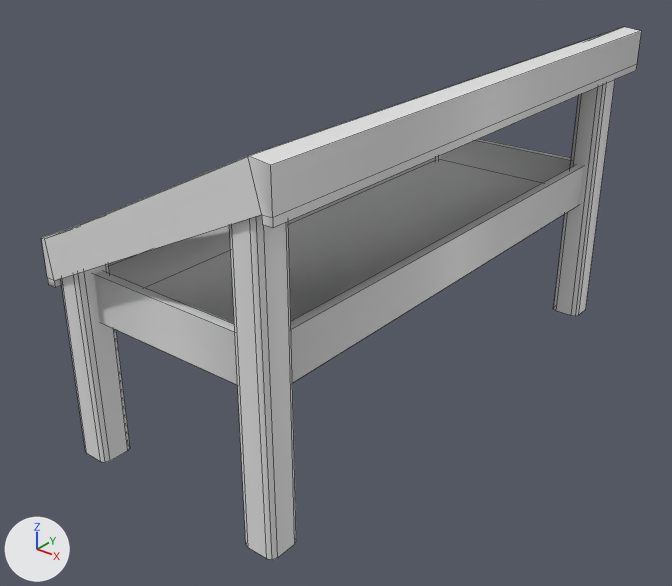
The FBX model Assets/Art/Meshes/Table.fbx, before and after one commit.
Rendered twice from a 50 mm lens placed at (1.505, -2.058, 1.21), pointed at (-0.033, -0.136, 0.018). The axes (+X, +Y, +Z) are drawn at lower left. The lights are the same throughout. Mesh edges are drawn as thin lines. Where no turn or scale is listed for an object, it has been applied to the vertices.

In view in the first picture: 'Table'.
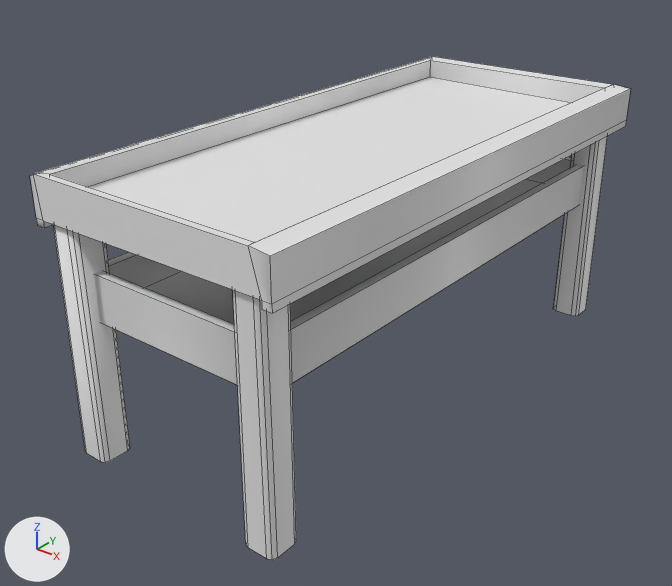
Edits to the bpy script that builds the scene:
```text
Change me_cube_012:
    used by ob_table; location = (0.0, 0.0, 0.0)
    verts and faces of me_cube_012; kept vertices keep their numbers, new ones are numbered from 144
    before: 59 (-0.35, -0.76, 0.25), 60 (-0.34, -0.74, 0.26), 61 (-0.35, -0.75, 0.25), 65 (-0.34, -0.84, 0.26), 66 (-0.35, -0.83, 0.25)
    before: 67 (-0.35, -0.84, 0.25), 71 (-0.29, -0.74, 0.28), 72 (-0.27, -0.76, 0.29), 73 (-0.27, -0.75, 0.29), 77 (-0.27, -0.83, 0.29)
    before: 78 (-0.29, -0.84, 0.28), 79 (-0.27, -0.84, 0.29)
    before: 99 (0.25, 0.76, 0.55), 100 (0.27, 0.74, 0.56), 101 (0.26, 0.75, 0.55), 105 (0.27, 0.84, 0.56), 106 (0.25, 0.83, 0.55)
    before: 107 (0.26, 0.84, 0.55), 111 (0.32, 0.74, 0.58), 112 (0.34, 0.76, 0.59), 113 (0.33, 0.75, 0.59), 117 (0.34, 0.83, 0.59)
    before: 118 (0.32, 0.84, 0.58), 119 (0.33, 0.84, 0.59)
    before: 123 (0.25, -0.76, 0.55), 124 (0.27, -0.74, 0.56), 125 (0.26, -0.75, 0.55), 129 (0.27, -0.84, 0.56), 130 (0.25, -0.83, 0.55)
    before: 131 (0.26, -0.84, 0.55), 135 (0.32, -0.74, 0.58), 136 (0.34, -0.76, 0.59), 137 (0.33, -0.75, 0.59), 141 (0.34, -0.83, 0.59)
    before: 142 (0.32, -0.84, 0.58), 143 (0.33, -0.84, 0.59)
    remove me_cube_012.from_pydata(...)  # 144 vertices, 96 faces; spans x -0.38..0.39, y -0.86..0.86, z -0.29..0.68
    add me_cube_012.from_pydata(...)  # 144 vertices, 98 faces; spans x -0.39..0.38, y -0.86..0.86, z -0.29..0.5
    me_cube_012 part 1: the loose piece of 32 vertices spanning x -0.38..0.39, y -0.86..0.86, z 0.21..0.68 is rebuilt with 32 vertices and now spans x -0.39..0.38, y -0.86..0.86, z 0.37..0.5
    me_cube_012 part 2
    add for i in [59, 61, 66, 67]: verts[i] += (0.0, 0.0, 0.15)
    add for i in [72, 73, 77, 79]: verts[i] += (0.0, 0.0, 0.11)
    add verts[60] = (-0.34, -0.74, 0.4)  # moved
    add verts[65] = (-0.34, -0.84, 0.4)  # moved
    add verts[71] = (-0.29, -0.74, 0.4)  # moved
    add verts[78] = (-0.29, -0.84, 0.4)  # moved
    add faces += [(59, 66, 67, 65, 78, 79, 77, 72, 73, 71, 60, 61)]
    me_cube_012 part 3
    add for i in [99, 101, 106, 107]: verts[i] += (0.0, 0.0, -0.15)
    add for i in [112, 113, 117, 119]: verts[i] += (0.0, 0.0, -0.19)
    add verts[100] = (0.27, 0.74, 0.4)  # moved
    add verts[105] = (0.27, 0.84, 0.4)  # moved
    add verts[111] = (0.32, 0.74, 0.4)  # moved
    add verts[118] = (0.32, 0.84, 0.4)  # moved
    me_cube_012 part 4
    add for i in [123, 125, 130, 131]: verts[i] += (0.0, 0.0, -0.15)
    add for i in [136, 137, 141, 143]: verts[i] += (0.0, 0.0, -0.19)
    add verts[124] = (0.27, -0.74, 0.4)  # moved
    add verts[129] = (0.27, -0.84, 0.4)  # moved
    add verts[135] = (0.32, -0.74, 0.4)  # moved
    add verts[142] = (0.32, -0.84, 0.4)  # moved
```

Pixel boxes [x1, y1, x2, y2] of what changed, in the pictures (672 x 586 px; the box of a moved part takes in the faces that stretch with it):
'Table', reshaped: before [41, 27, 641, 560]; after [30, 57, 631, 560]
part 1 of me_cube_012, rebuilt: before [41, 27, 641, 288]; after [30, 57, 631, 313]
part 2 of me_cube_012, built on: before [61, 263, 130, 462]; after [53, 224, 130, 462]
part 3 of me_cube_012, moved or reshaped: before [553, 80, 615, 316]; after [553, 136, 608, 316]
part 4 of me_cube_012, moved or reshaped: before [229, 215, 296, 560]; after [233, 290, 296, 560]
